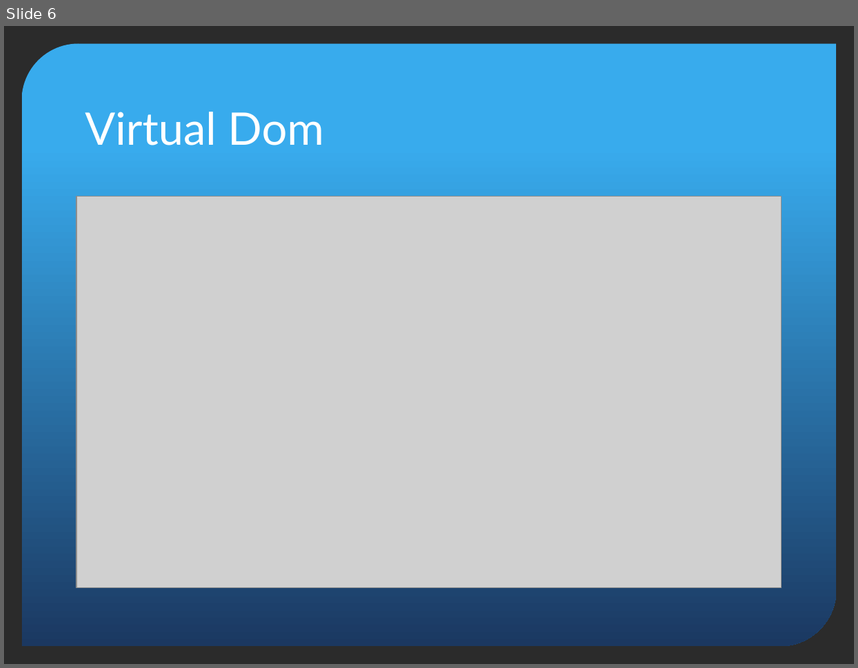
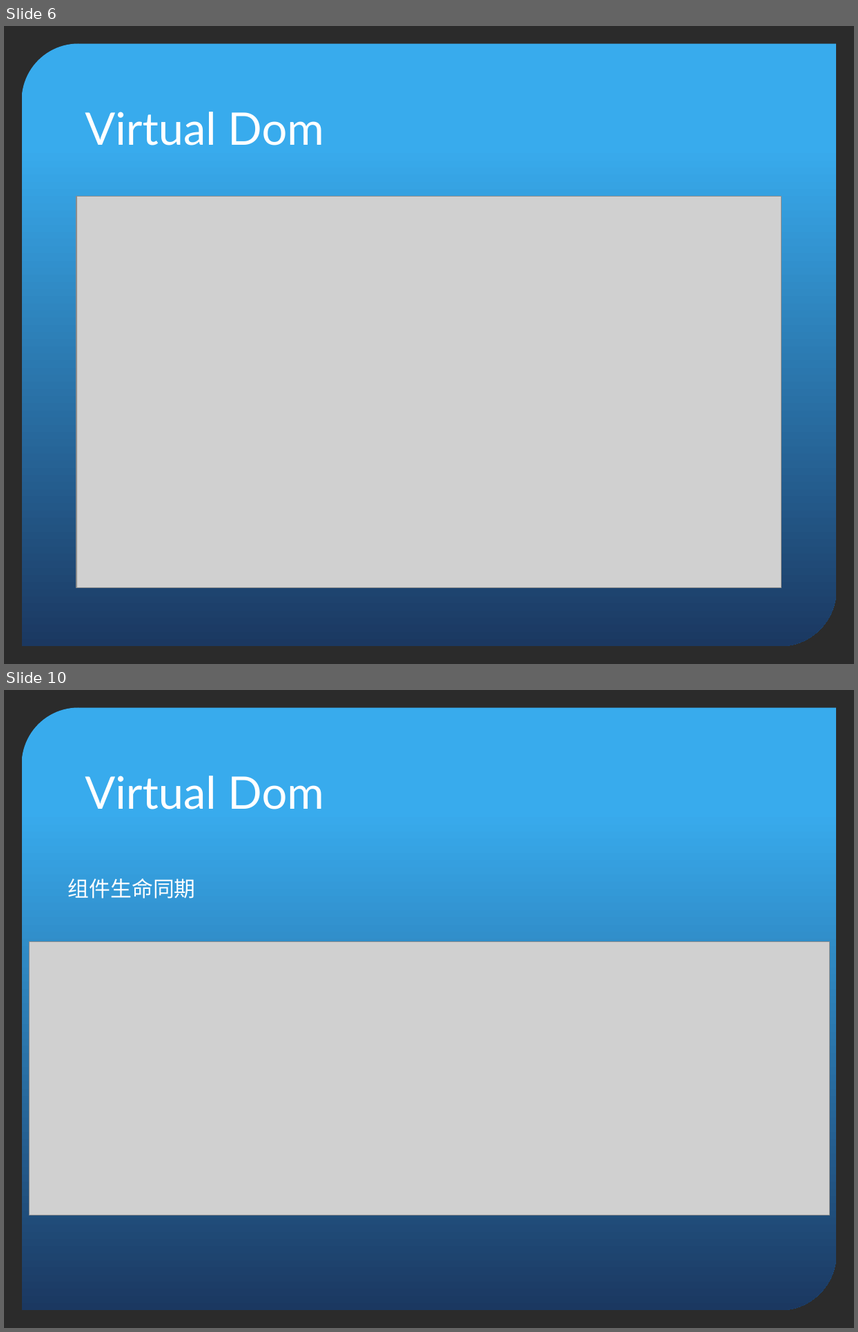
Before and after one commit to kimhou/reactPro, a slide deck: ppt/ReactNative初探.pptx. Shown one above the other, each under a label of ours: slide 6 before the commit, slides 6 and 10 after it; the slides between them are not shown. The pictures are 858x668 and 858x1332 pixels, drawn with LibreOffice and Linux fonts; fonts in the diff are those of the drawing; grey boxes stand for pictures; background and template pictures are left out; a plain dark background stands for a picture behind light text. Boxes give left, top, right and bottom in pixels: in the first picture for what was removed or moved away, otherwise in the second. Text is boxed around its words. In the diff, an @@ line names an element or a change of style, - is before the commit and + after.

```diff
--- a/ppt/ReactNative初探.pptx
+++ b/ppt/ReactNative初探.pptx
@@ slide 10 added at (x1=4, y1=690, x2=854, y2=1328), background picture (left out); not listed: 1 template element that a slide beside it also shows @@
@@ title added at (x1=85, y1=776, x2=323, y2=809), 38 pt, text #FFFFFF @@
+Virtual Dom
@@ text added at (x1=68, y1=878, x2=196, y2=898), 18 pt, text #FFFFFF @@
+组件生命同期
@@ picture added at (x1=30, y1=942, x2=831, y2=1215) @@
```
Also in this commit, not shown: 5 slides changed, 1 other slide added, 1 slide removed, 16 other files.
